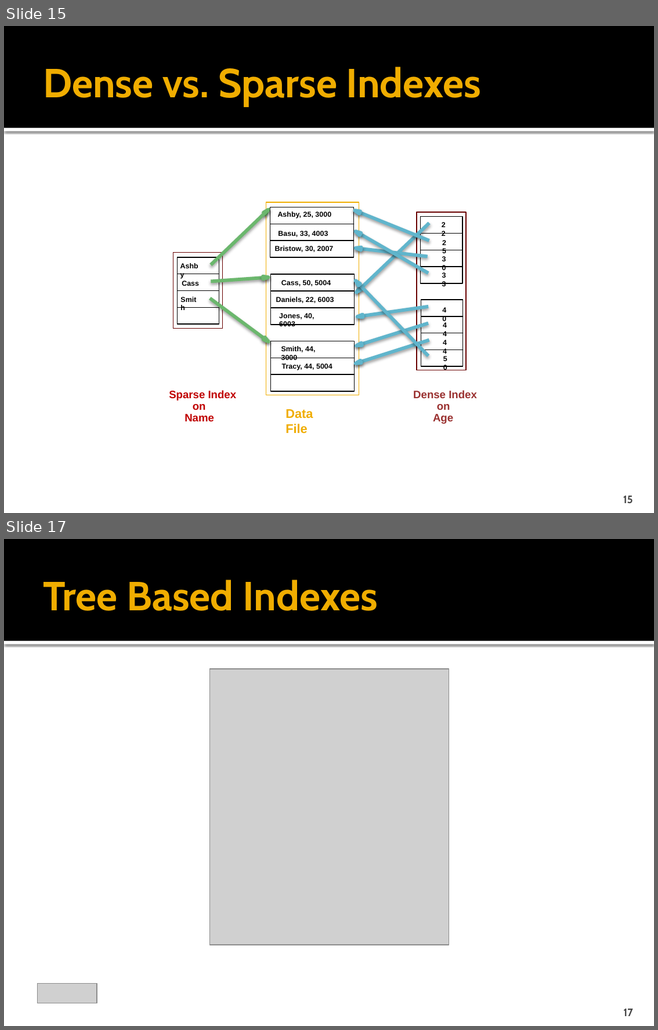
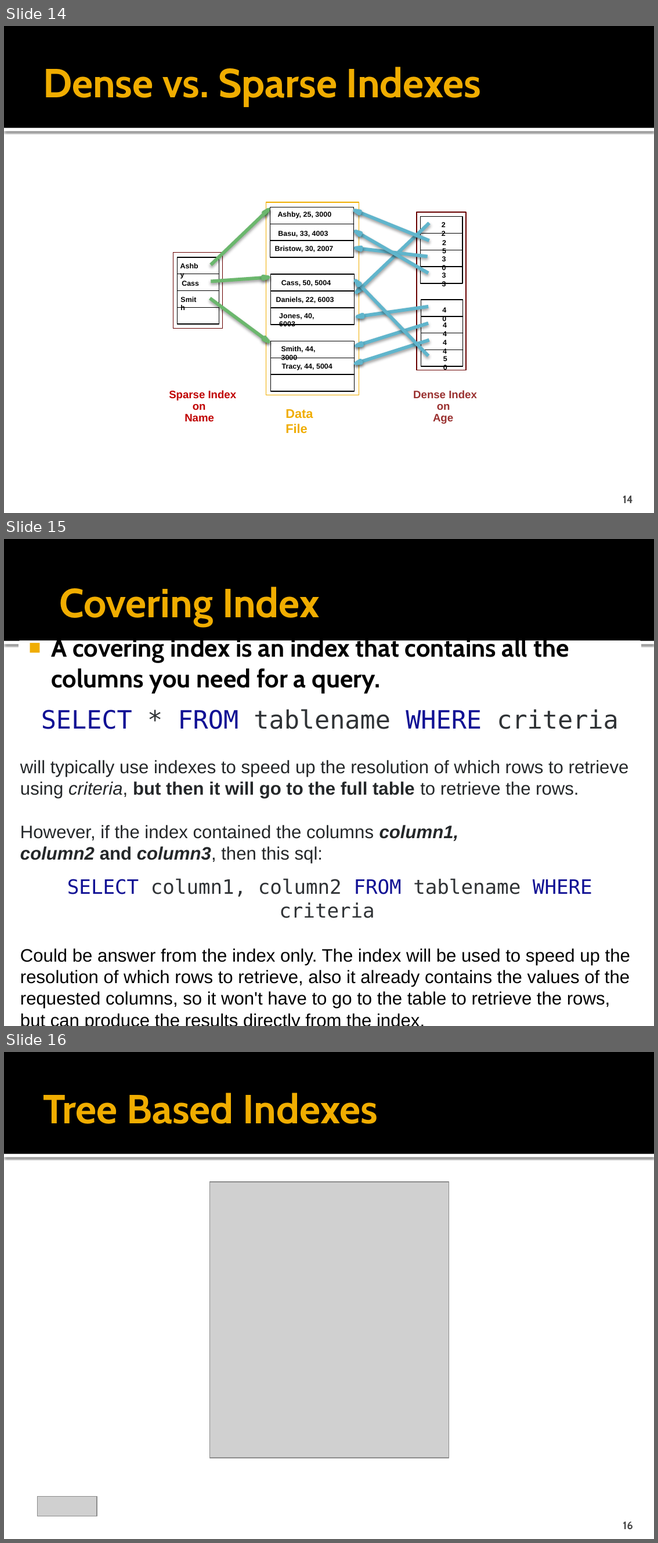
Before and after one commit to cmpt506f16/cmpt506-content, a slide deck: 04 Indexing Techniques.pptx. Shown one above the other, each under a label of ours: slides 15 and 17 before the commit, slides 14, 15 and 16 after it; the slides between them are not shown. The pictures are 658x1030 and 658x1543 pixels, drawn with LibreOffice and Linux fonts; fonts in the diff are those of the drawing; grey boxes stand for pictures. Boxes give left, top, right and bottom in pixels: in the first picture for what was removed or moved away, otherwise in the second. Text is boxed around its words. In the diff, an @@ line names an element or a change of style, - is before the commit and + after.

Commit message:
'05 Query Processing & Optimization' slides

```diff
--- a/04 Indexing Techniques.pptx
+++ b/04 Indexing Techniques.pptx
@@ slide 15 added at (x1=4, y1=539, x2=654, y2=1026), background #FFFFFF; not listed: 2 template elements that a slide beside it also shows @@
@@ title added at (x1=59, y1=587, x2=320, y2=627), 45 pt, text #F0AD00, bold @@
+Covering Index
@@ rectangle added at (x1=20, y1=642, x2=639, y2=1020), fill #FFFFFF, outline #FFFFFF 3.78 pt, 20 pt, text #000000 @@
+■ A covering index is an index that contains all the columns you need for a query.
+SELECT * FROM tablename WHERE criteria
+will typically use indexes to speed up the resolution of which rows to retrieve using criteria, but then it will go to the full table to retrieve the rows.
+However, if the index contained the columns column1, column2 and column3, then this sql:
+SELECT column1, column2 FROM tablename WHERE criteria
+Could be answer from the index only. The index will be used to speed up the resolution of which rows to retrieve, also it already contains the values of the requested columns, so it won't have to go to the table to retrieve the rows, but can produce the results directly from the index.
@@ what was slide 15 is now slide 14 @@
@@ page number at (x1=622, y1=496, x2=633, y2=503): text changed @@
-15
+14
@@ what was slide 17 is now slide 16 @@
@@ page number at (x1=622, y1=1522, x2=632, y2=1530): text changed @@
-17
+16
```
Also in this commit, not shown: 14 slides changed, 2 slides removed, 1 other file.
